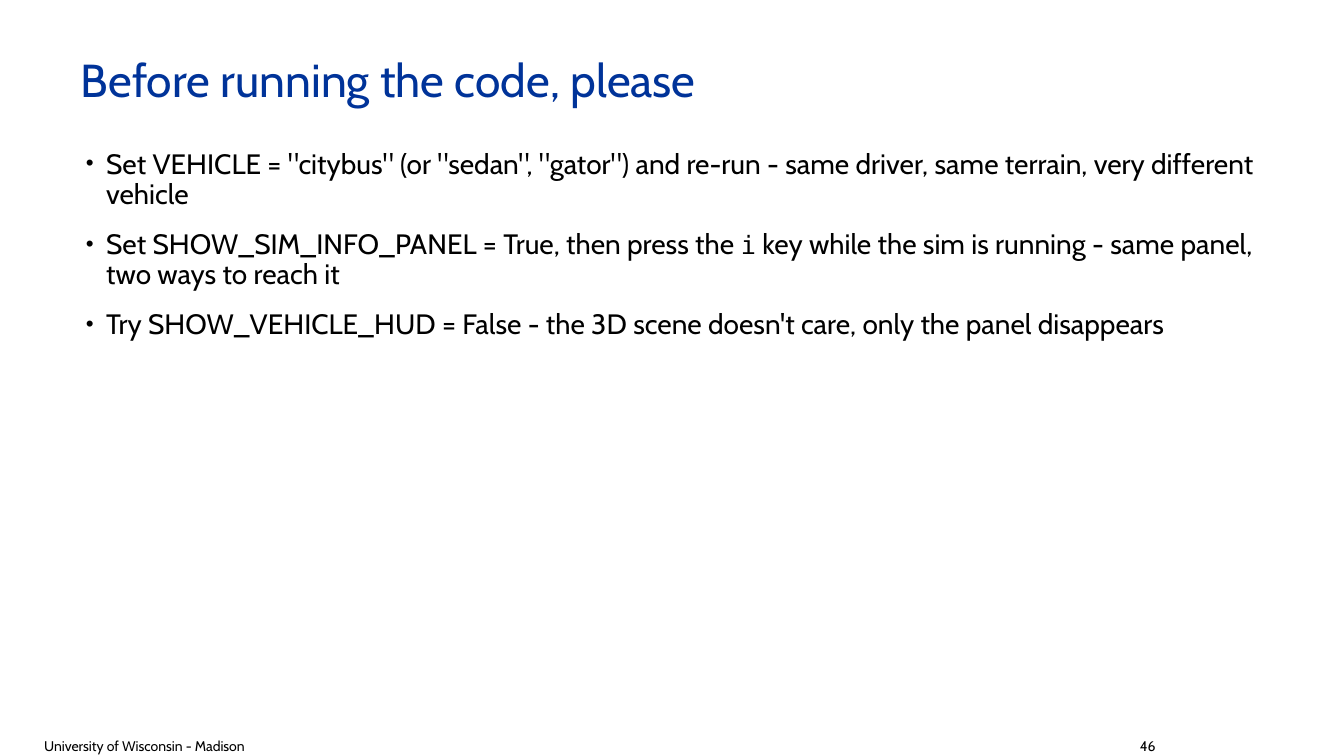
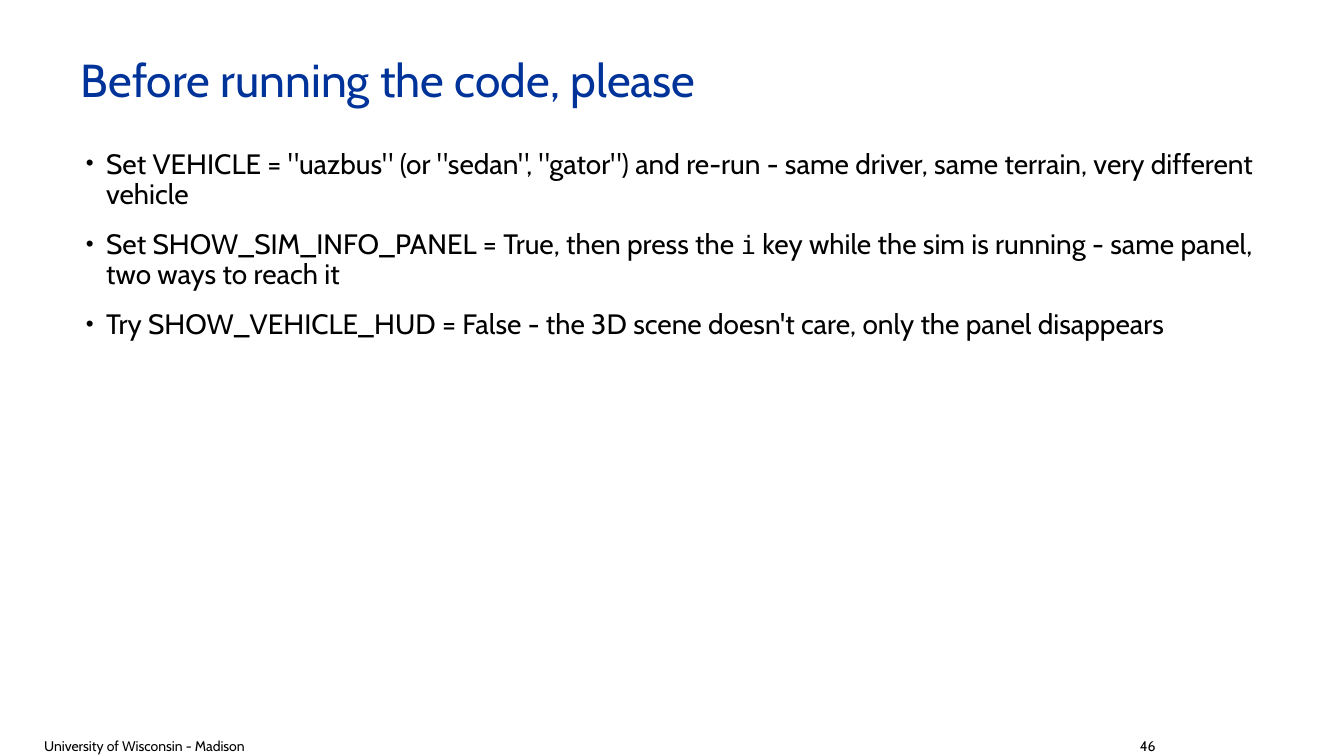
Before and after one commit to ksha23/chrono-hil-tutorial, a slide deck: slide 46 of tutorial_HIL_driver.pptx. Drawn at 1344x756 pixels with LibreOffice and Linux fonts; fonts in the diff are those of the drawing; background and template pictures are left out. Boxes give left, top, right and bottom in pixels: in the first picture for what was removed or moved away, otherwise in the second. Text is boxed around its words. In the diff, an @@ line names an element or a change of style, - is before the commit and + after.

```diff
--- a/tutorial_HIL_driver.pptx
+++ b/tutorial_HIL_driver.pptx
@@ text at (x1=106, y1=153, x2=1253, y2=205): text changed @@
-• Set VEHICLE = "citybus" (or "sedan", "gator") and re-run - same driver, same terrain, very different vehicle
+• Set VEHICLE = "uazbus" (or "sedan", "gator") and re-run - same driver, same terrain, very different vehicle
```
Also in this commit, not shown: 3 other slides changed, 4 other files.
